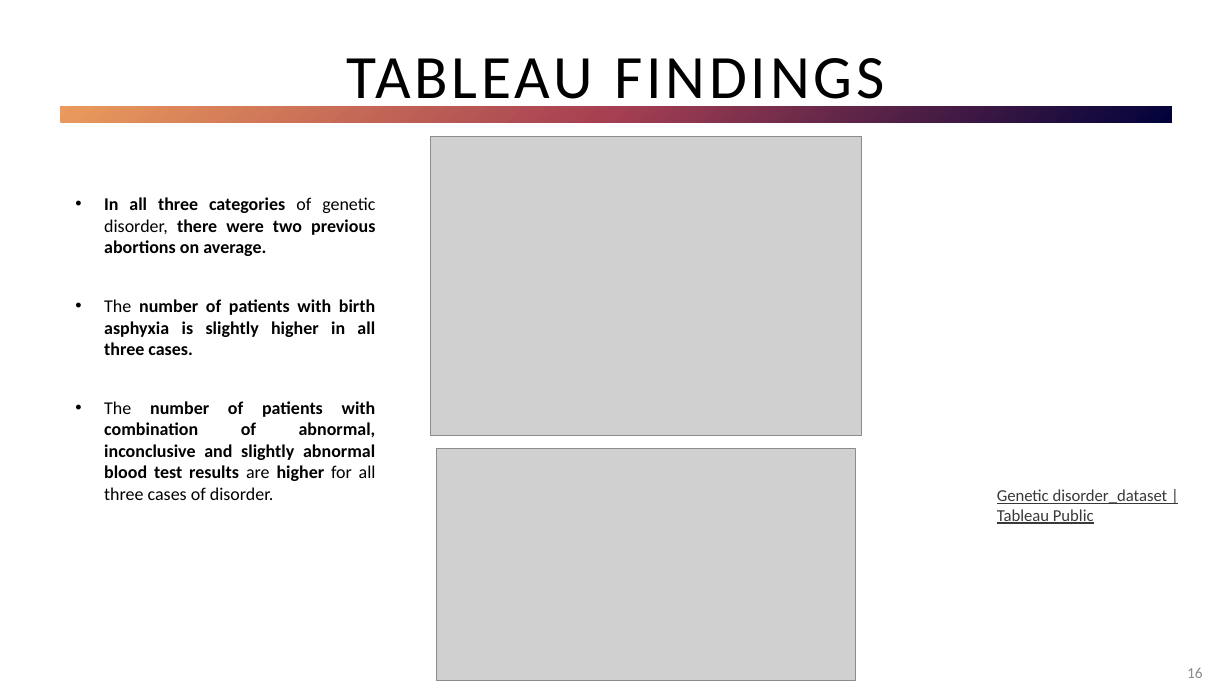
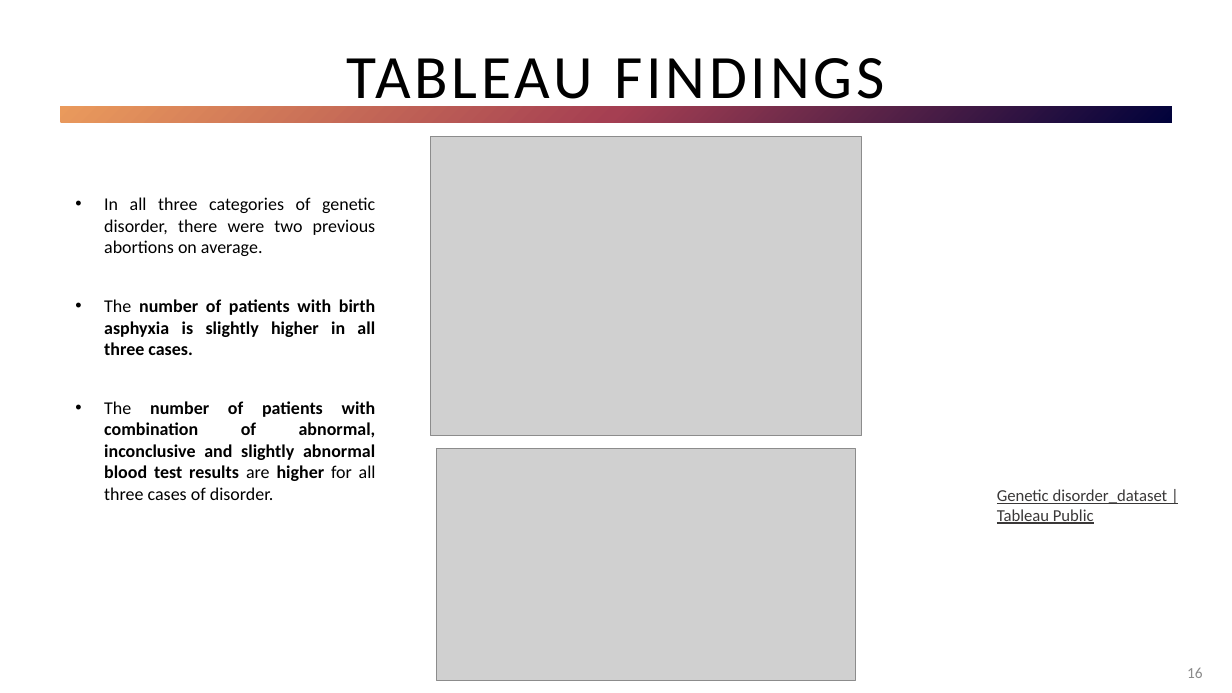
Before and after one commit to Mepseha/Project-4, a slide deck: slide 16 of Predicting Genetic Disorders.pptx. Drawn at 1232x693 pixels with LibreOffice and Linux fonts; fonts in the diff are those of the drawing; grey boxes stand for pictures. Boxes give left, top, right and bottom in pixels: in the first picture for what was removed or moved away, otherwise in the second. Text is boxed around its words. In the diff, an @@ line names an element or a change of style, - is before the commit and + after.

```diff
--- a/Predicting Genetic Disorders.pptx
+++ b/Predicting Genetic Disorders.pptx
@@ text at box(104, 197, 376, 256): bold off in "In all three categories there were two ..." @@
```
Also in this commit, not shown: 10 other slides changed.
